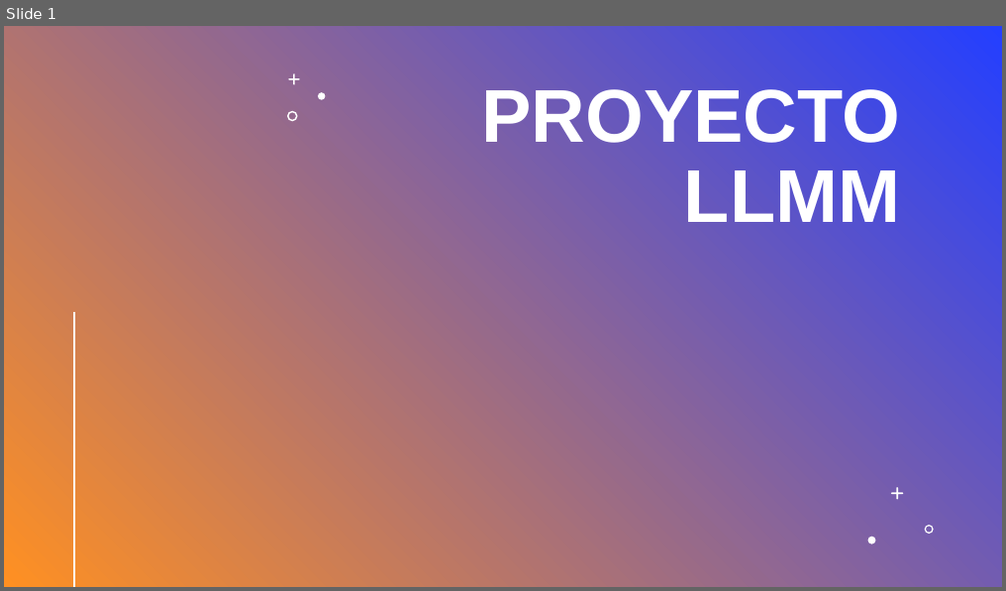
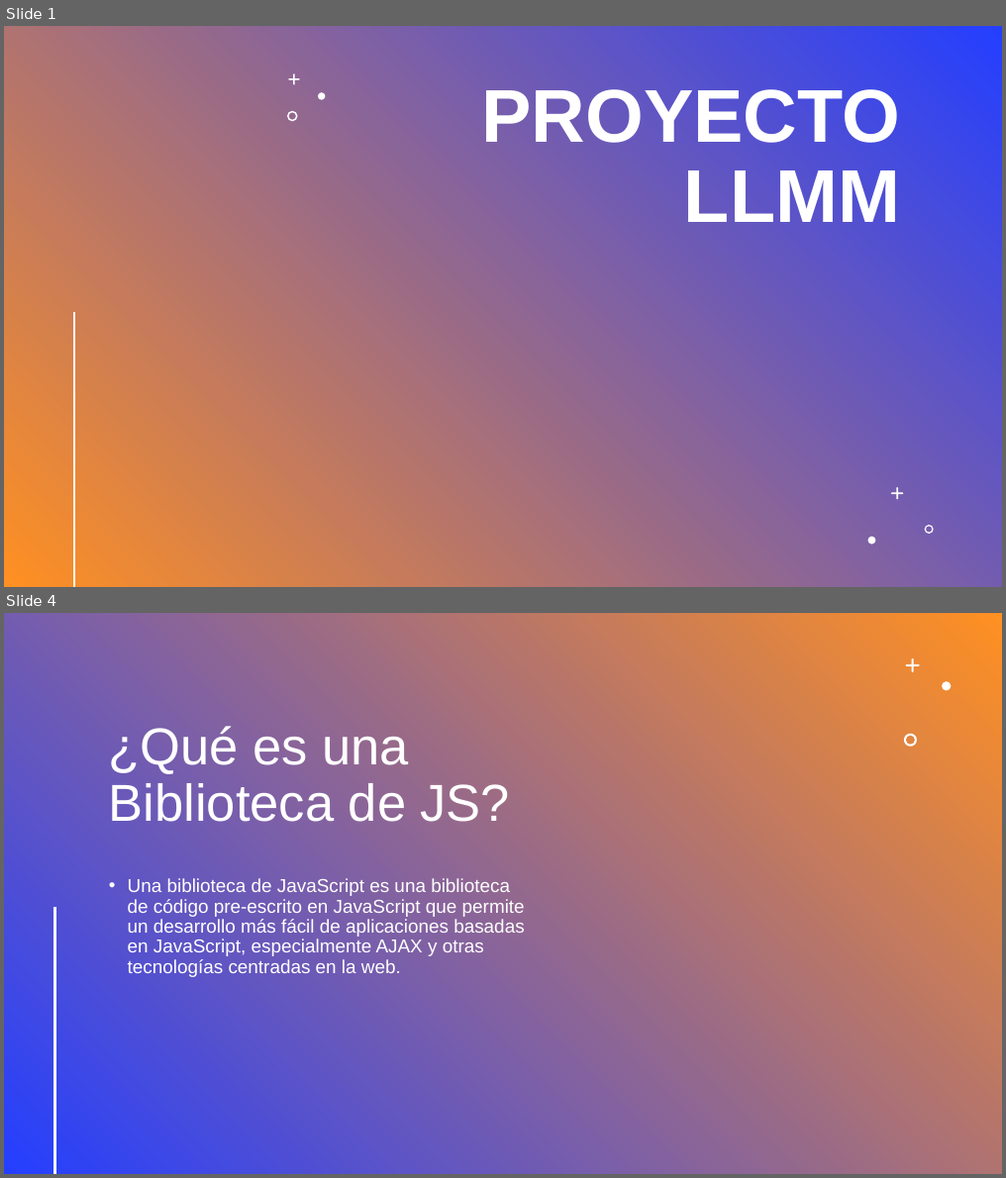
Before and after one commit to zonary123/tienda, a slide deck: Proyecto_CarlosVaralo.pptx. Shown one above the other, each under a label of ours: slide 1 before the commit, slides 1 and 4 after it; the slides between them are not shown. The pictures are 1006x591 and 1006x1178 pixels, drawn with LibreOffice and Linux fonts; fonts in the diff are those of the drawing; background and template pictures are left out; a plain dark background stands for a picture behind light text. Boxes give left, top, right and bottom in pixels: in the first picture for what was removed or moved away, otherwise in the second. Text is boxed around its words. In the diff, an @@ line names an element or a change of style, - is before the commit and + after.

```diff
--- a/Proyecto_CarlosVaralo.pptx
+++ b/Proyecto_CarlosVaralo.pptx
@@ slide 4 added at [4,613,1002,1174], background picture (left out) @@
@@ rectangle added at [4,613,1002,1174], fill #FFFFFF @@
@@ rectangle added at [4,613,1002,1174], fill gradient #243FFF to #FF9022 @@
@@ line added from (62, 642) to (62, 1173), #FF9022 2 pt @@
@@ freeform shape added at [905,659,920,672], fill #FFFFFF @@
@@ freeform shape added at [943,682,951,691], fill #FFFFFF @@
@@ title added at [109,726,510,822], 50 pt, text #FFFFFF @@
+¿Qué es una Biblioteca de JS?
@@ freeform shape added at [904,734,917,747], fill #FFFFFF @@
@@ text added at [128,878,525,977], 18 pt, text #FFFFFF @@
+• Una biblioteca de JavaScript es una biblioteca de código pre-escrito en JavaScript que permite un desarrollo más fácil de aplicaciones basadas en JavaScript, especialmente AJAX y otras tecnologías centradas en la web.
@@ line added from (54, 909) to (54, 1173), #FFFFFF 2 pt @@
```
Also in this commit, not shown: 11 other slides added, 5 other files.
